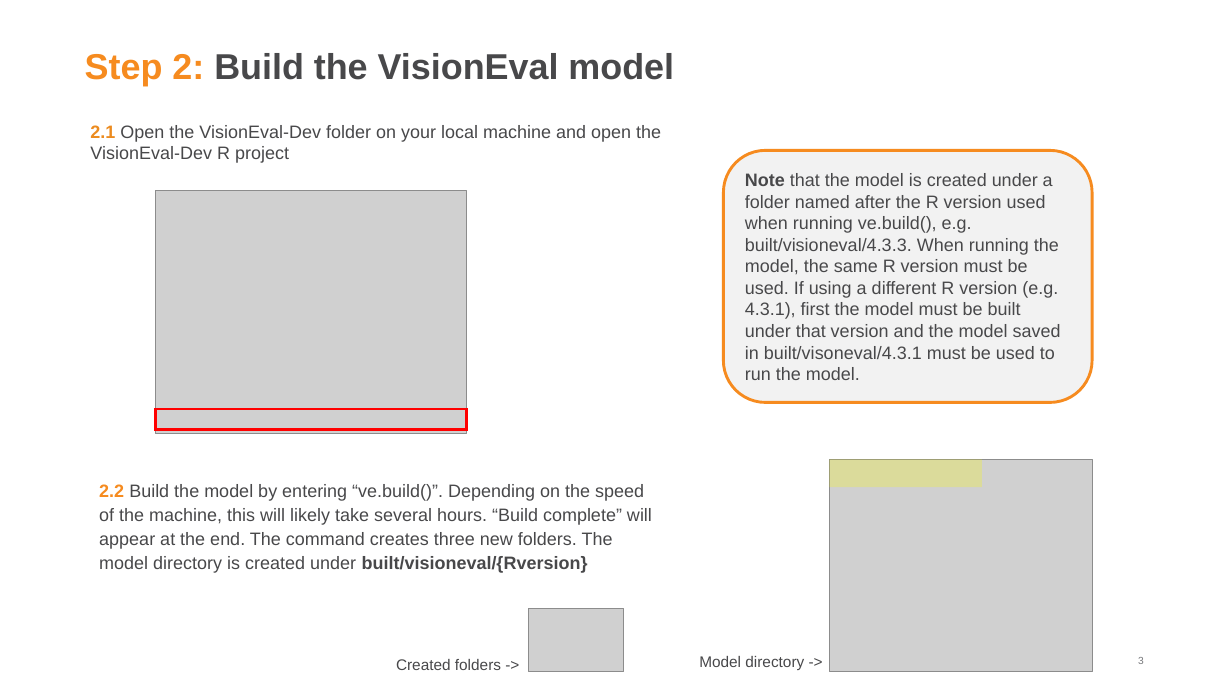
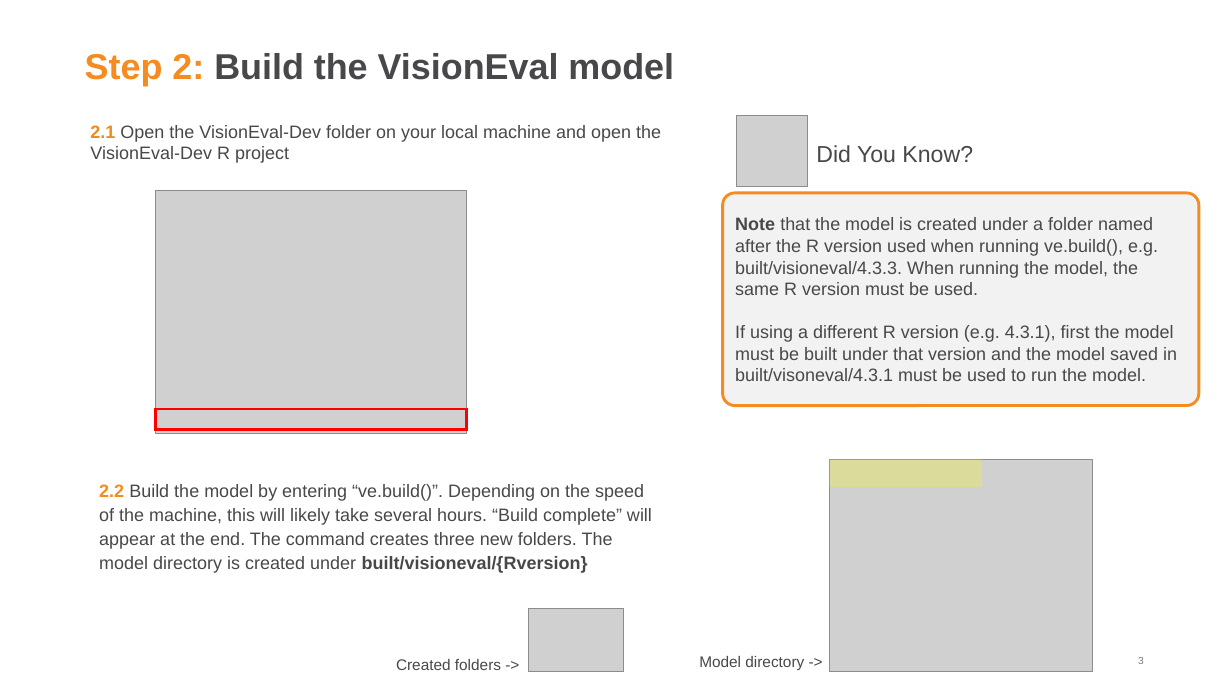
Before and after one commit to RSGInc/VE_Extras_MCCOG, a slide deck: slide 3 of MCCOG VE Extras Installation Guide.pptx. Drawn at 1232x693 pixels with LibreOffice and Linux fonts; fonts in the diff are those of the drawing; grey boxes stand for pictures; background and template pictures are left out. Boxes give left, top, right and bottom in pixels: in the first picture for what was removed or moved away, otherwise in the second. Text is boxed around its words. In the diff, an @@ line names an element or a change of style, - is before the commit and + after.

```diff
--- a/MCCOG VE Extras Installation Guide.pptx
+++ b/MCCOG VE Extras Installation Guide.pptx
@@ picture added at (737,116,807,186) @@
@@ text added at (816,145,973,162), 18 pt, text #48484A @@
+Did You Know?
@@ rounded rectangle "Note that the model is ...": place and size @@
-rounded rectangle "Note that the model is ..." at (724,151,1092,403)
+rounded rectangle "Note that the model is ..." at (723,193,1199,406)
@@ rounded rectangle "Note that the model is ..." at (723,193,1199,406): proportions changed @@
@@ text in rounded rectangle at (735,217,1177,381): text changed @@
-Note that the model is created under a folder named after the R version used when running ve.build(), e.g. built/visioneval/4.3.3. When running the model, the same R version must be used. If using a different R version (e.g. 4.3.1), first the model must be built under that version and the model saved in built/visoneval/4.3.1 must be used to run the model.
+Note that the model is created under a folder named after the R version used when running ve.build(), e.g. built/visioneval/4.3.3. When running the model, the same R version must be used.
+If using a different R version (e.g. 4.3.1), first the model must be built under that version and the model saved in built/visoneval/4.3.1 must be used to run the model.
```
Also in this commit, not shown: 2 other slides changed.
